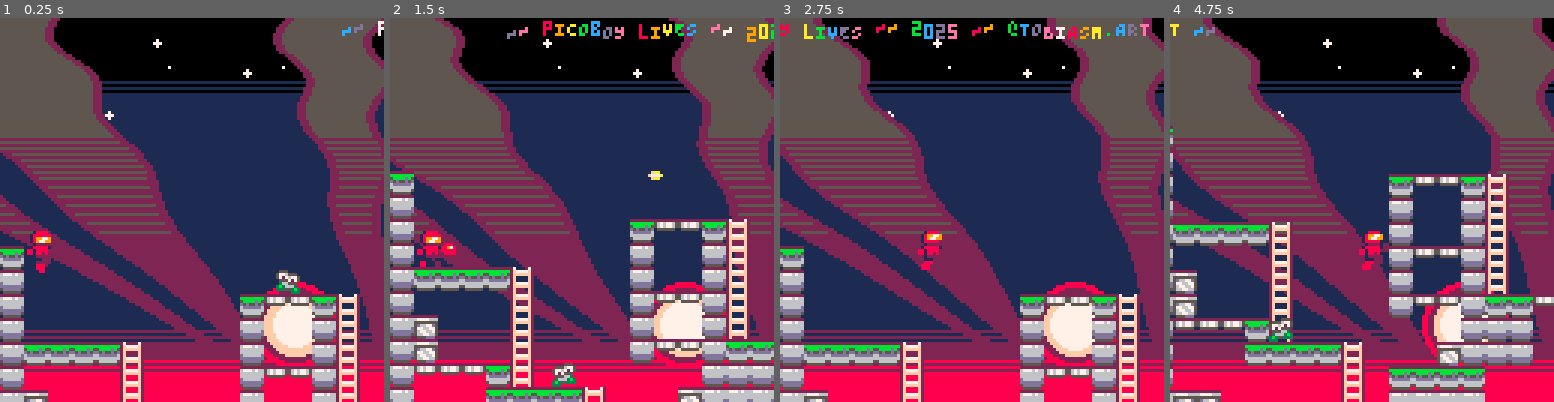
Above: before the commit, frames 1-4 (left to right).
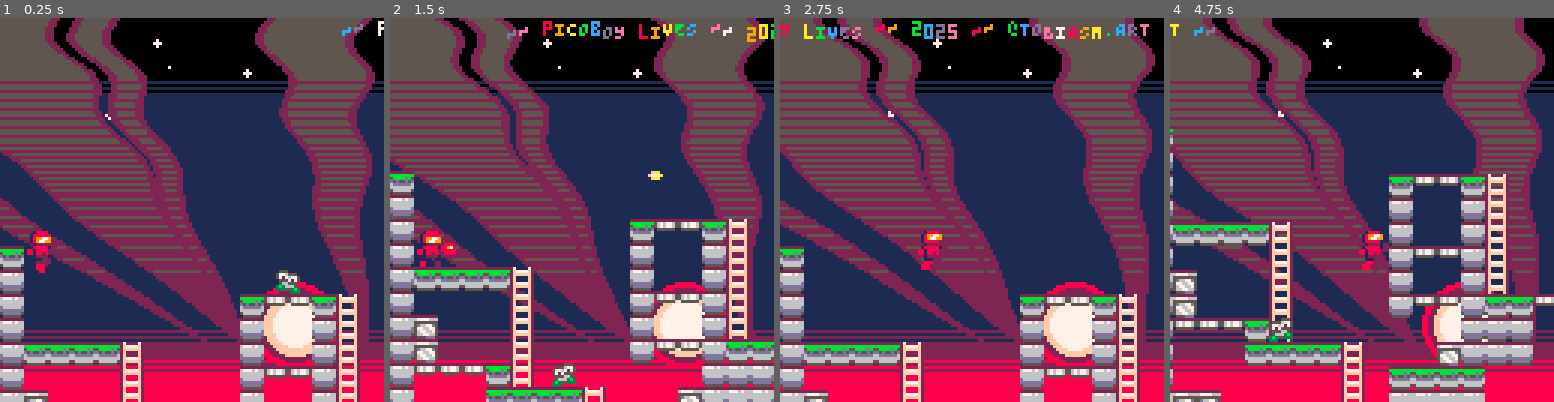
Above: after the commit, the same moments.

Repository: whckmstrjck/picoboy
Game: PICO-8 cartridge picoboy.p8
Same seed, same stepped clock (60 frames per second), same inputs: the game is played once before the commit and once after it.
Inputs:
- Up to frame 1 (0.25 s): no input
- Up to frame 2 (1.5 s): tap X (X key) at 0.33, 1.07 s; tap O (Z key) at 0.7 s
- Up to frame 3 (2.75 s): hold Right 1.6-2.1 s; tap O (Z key) at 1.7, 2.1, 2.5 s; tap X (X key) at 1.85 s; hold Up 2.15-2.42 s; hold Right from 2.47 s (still down)
- Up to frame 4 (4.75 s): tap O (Z key) every 0.4 s from 2.9 to 4.5 s; tap X (X key) at 2.97, 4.08 s; release Right at 3.03 s; hold Left 3.08-3.58 s; hold Down 3.63-3.97 s; hold Right 4.02-4.68 s; hold Up from 4.73 s (still down)

The runs differ from the first frame. In frame 1, 21% of the frame differs, in the area x 0-100%, y 0-85%; in frame 2, 19%; in frame 3, 20%; in frame 4, 19%.

Commit message:
Imrpove smoke performance

Diff:
--- a/lua/utils/fx/draw-sky.lua
+++ b/lua/utils/fx/draw-sky.lua
@@ -6,14 +6,22 @@
     local x2 = pos + width / 2 + slant * t
     local color = 2
 
-    if i < 40 then
+    if i < 20 then
       color = 5
-    elseif i < 55 then
+    elseif i < 41 then
+      if i % 3 > .5 then
+        color = 5
+      end
+    elseif i < 56 then
       if i % 2 > .5 then
         color = 5
       end
-    elseif i < 72 then
-      if i % 3 > 1 then
+    elseif i < 74 then
+      if i % 3 < 1 then
+        color = 5
+      end
+    elseif i < 88 then
+      if i % 4 < 1 then
         color = 5
       end
     end
@@ -27,12 +35,10 @@
       i,
       color
     )
-    pset(x1 + sway, i, 2)
-    pset(x1 + sway - 1, i, 2)
-    pset(x1 + sway - 2, i, 2)
-    pset(x2 + sway, i, 2)
-    pset(x2 + sway + 1, i, 2)
-    pset(x2 + sway + 2, i, 2)
+
+    local outline_width = 2 * t
+    line(x1 + sway, i, x1 + sway - outline_width, i, 2)
+    line(x2 + sway, i, x2 + sway + outline_width, i, 2)
   end
 end
 
@@ -56,7 +62,8 @@
 
   draw_smoke_stack(100, -5, 30, -200)
   draw_smoke_stack(100, -10, 70, -120)
-  draw_smoke_stack(130, -5, 30, -20)
+  draw_smoke_stack(90, 0, 10, -60)
+  draw_smoke_stack(124, -5, 30, -20)
 
   -- for i = 128, 0, -1 do
   --   line(
